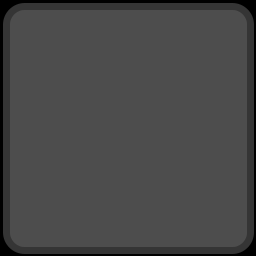
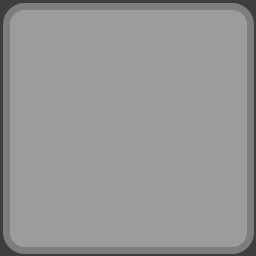
The second 256×256 image is a revision of the first. Changes to its layers:
painted on "Rounded Rectangle 1 copy 4" over (x1=3, y1=3, x2=254, y2=254)
